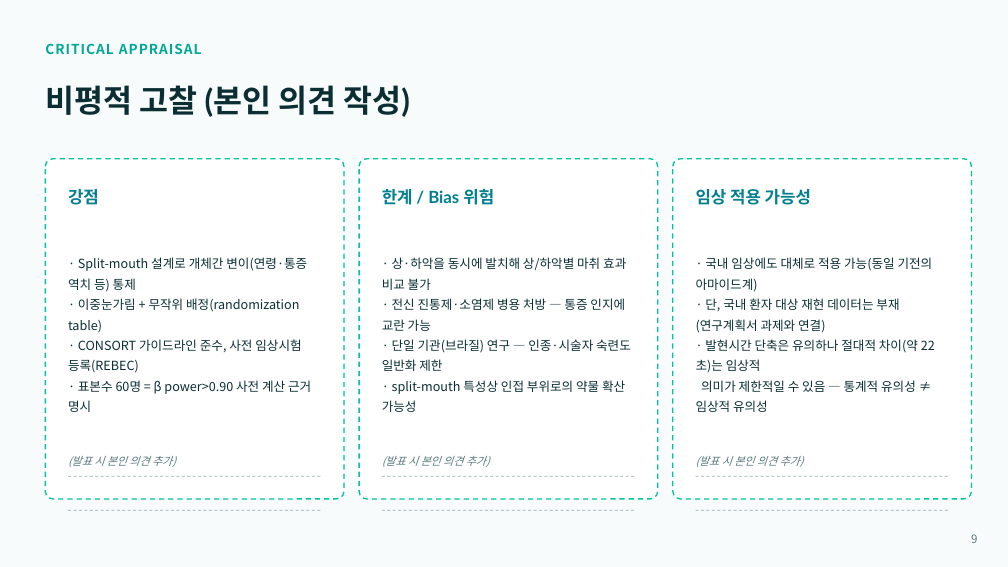
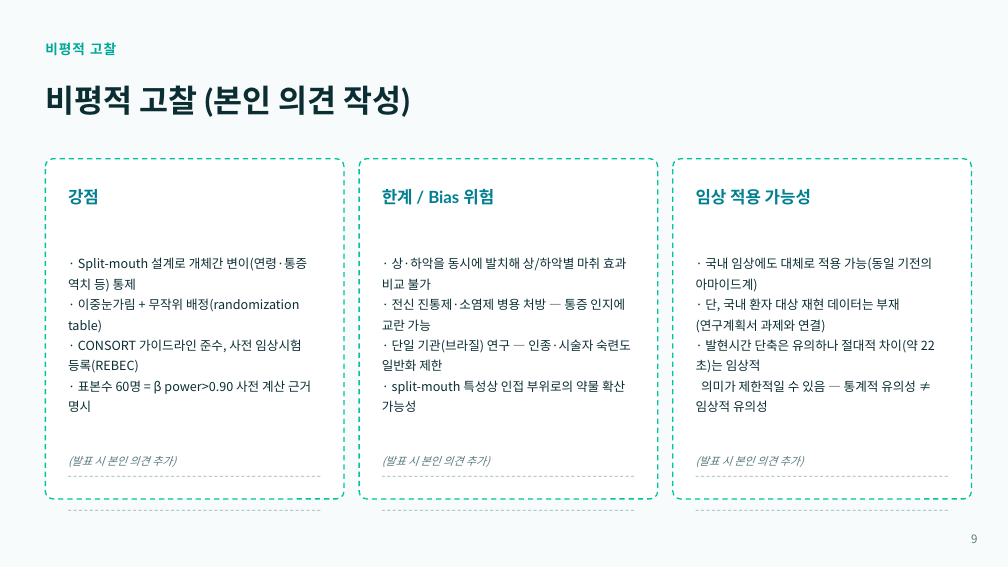
Before and after one commit to yojokem/-, a slide deck: slide 9 of 치과약리학실험2-논문발표/치과약리학실험2_논문발표.pptx. Drawn at 1008x567 pixels with LibreOffice and Linux fonts; fonts in the diff are those of the drawing. Boxes give left, top, right and bottom in pixels: in the first picture for what was removed or moved away, otherwise in the second. Text is boxed around its words. In the diff, an @@ line names an element or a change of style, - is before the commit and + after.

```diff
--- a/치과약리학실험2-논문발표/치과약리학실험2_논문발표.pptx
+++ b/치과약리학실험2-논문발표/치과약리학실험2_논문발표.pptx
@@ text at bbox=[45, 42, 116, 56]: text changed @@
-CRITICAL APPRAISAL
+비평적 고찰
```
Also in this commit, not shown: 10 other slides changed, 1 other file.
